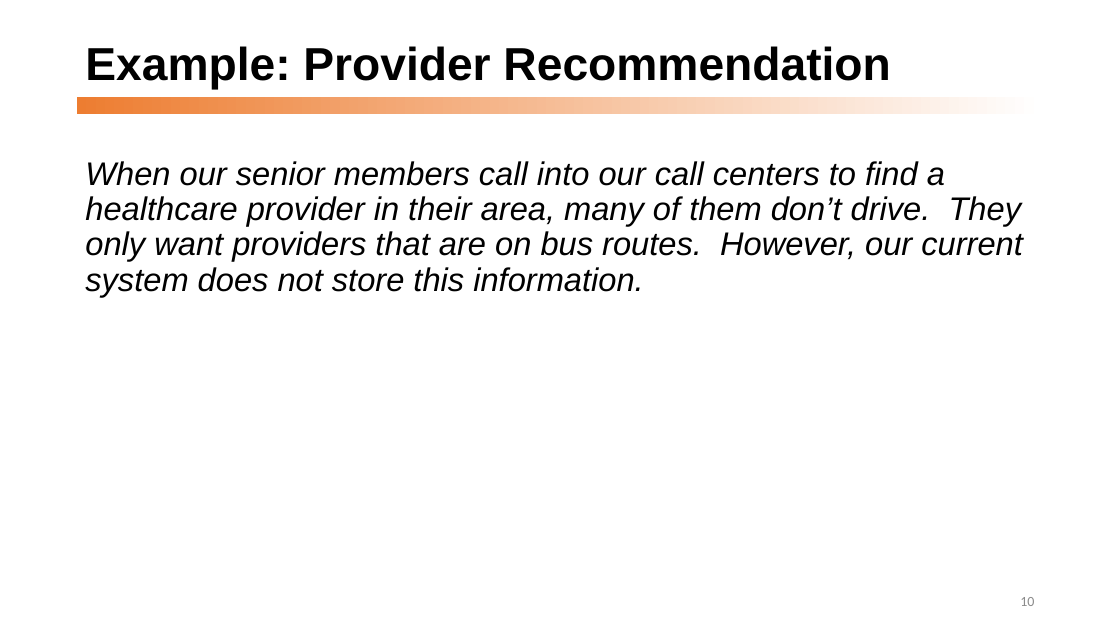
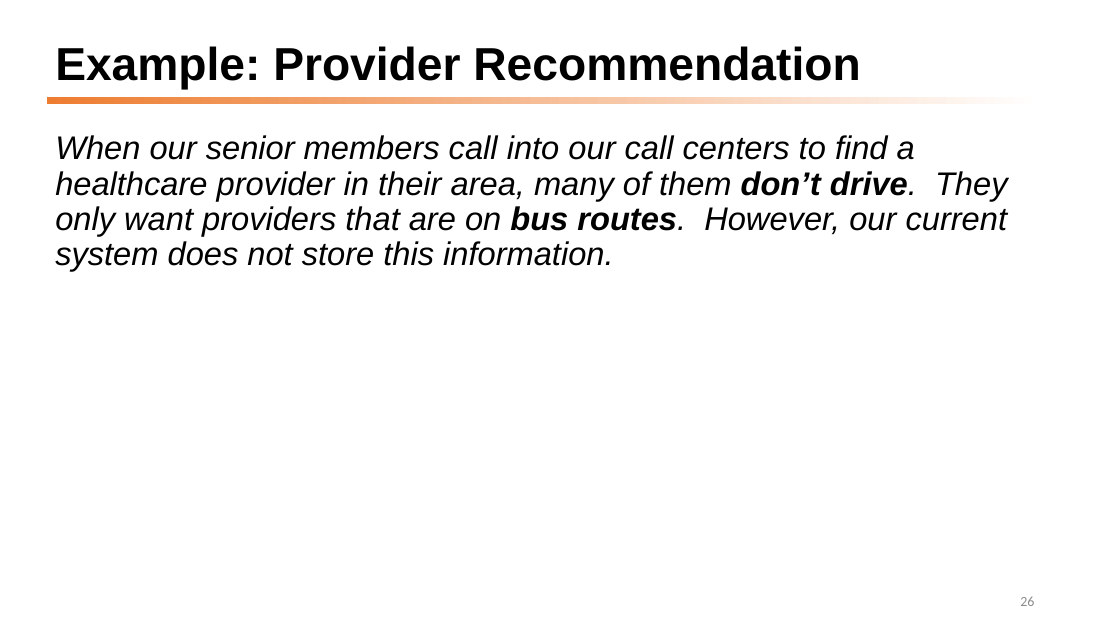
Before and after one commit to dmccreary/graph-systems-thinking, a slide deck: slide 26 of docs/presentations/GST-Half-Day-Workshop-2022.pptx (slide 10 before the commit). Drawn at 1120x630 pixels with LibreOffice and Linux fonts; fonts in the diff are those of the drawing. Boxes give left, top, right and bottom in pixels: in the first picture for what was removed or moved away, otherwise in the second. Text is boxed around its words. In the diff, an @@ line names an element or a change of style, - is before the commit and + after.

```diff
--- a/docs/presentations/GST-Half-Day-Workshop-2022.pptx
+++ b/docs/presentations/GST-Half-Day-Workshop-2022.pptx
@@ title "Example: Provider Recommendation" moved from (x1=85, y1=46, x2=890, y2=90) to (x1=55, y1=46, x2=860, y2=90) @@
@@ rectangle resized from (x1=77, y1=97, x2=1044, y2=114) to (x1=47, y1=97, x2=1044, y2=104) @@
@@ text "When our senior members call ..." moved from (x1=85, y1=161, x2=1023, y2=297) to (x1=55, y1=135, x2=1008, y2=271) @@
@@ text "When our senior members call ..." at (x1=55, y1=135, x2=1008, y2=271): bold on in "don’t drive. bus routes." @@
@@ page number at (x1=1020, y1=597, x2=1034, y2=606): text changed @@
-10
+26
```
Also in this commit, not shown: 10 other slides changed, 42 slides added, 1 other file.
